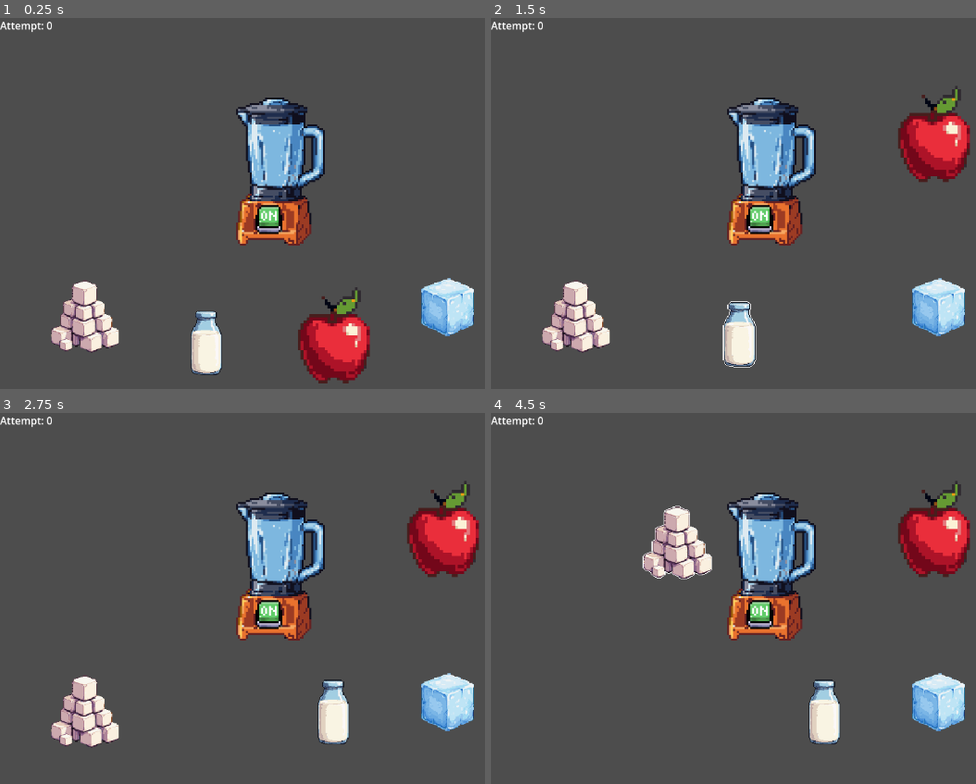
Above: before the commit, frames 1-4 (two rows, left to right).
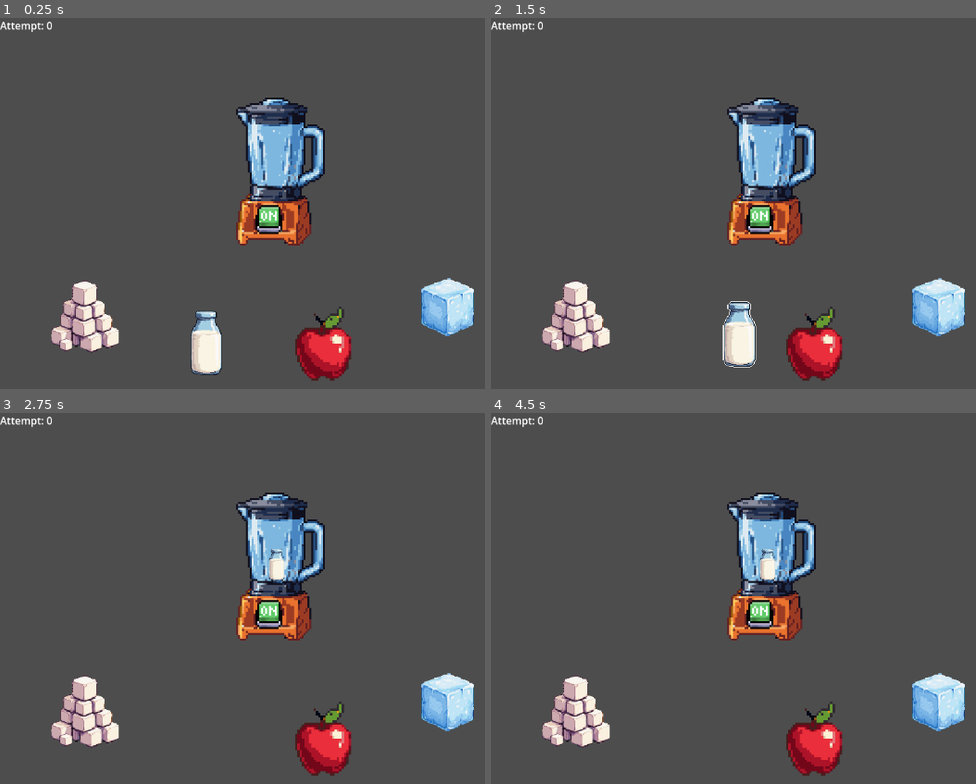
Above: after the commit, the same moments.

Repository: the-real-ronji/MiniJameGam50
Game: Godot game, scene res://Scenes/Main.tscn
The game is run twice, just before and just after one commit, with the same random seed, the same clock (stepped at 60 frames per second) and the same inputs.
Inputs (mouse positions are in pixels of both pictures, inside the frame that each line leads up to):
- Up to frame 1 (0.25 s): no input
- Up to frame 2 (1.5 s): tap Enter (ui_accept) at 0.5 s; drag from (825, 337) to (932, 133) at 0.52 s; drag from (694, 333) to (825, 307) at 1.27 s
- Up to frame 3 (2.75 s): move the mouse to (451, 702) at 2.02 s; tap 3 at 2.1 s; click (451, 702) at 2.17 s
- Up to frame 4 (4.5 s): tap Enter (ui_accept) at 2.75, 3.77, 4.25 s; drag from (573, 713) to (636, 557) at 2.77 s; move the mouse to (outside the picture) at 3.52 s; tap 5 at 3.6 s; click (outside the picture) at 3.67 s; drag from (636, 557) to (748, 516) at 4.27 s

The runs differ from the first frame. In frame 1, 2.2% of the frame differs, in the area x 60-77%, y 72-99%; in frame 2, 4.2%; in frame 3, 4.9%; in frame 4, 8.3%, in the area x 10-99%, y 18-98%.
Error before the commit: Parse Error: There is already a variable named "stage" declared in this scope. (res://Scripts/prep_phase.gd:50)

Commit message:
fixup prep phase

Diff:
--- a/Scenes/Main.tscn
+++ b/Scenes/Main.tscn
@@ -1,17 +1,17 @@
 [gd_scene load_steps=64 format=3 uid="uid://diiwudvk716im"]
 
-[ext_resource type="Script" uid="uid://c44fc4cl835iq" path="res://Scripts/main.gd" id="1_bmxlf"]
+[ext_resource type="Script" uid="uid://c44fc4cl835iq" path="res://scripts/main.gd" id="1_bmxlf"]
 [ext_resource type="Texture2D" uid="uid://bm72trrvqdiwe" path="res://Sprites/final sprites/BlenderAnimation.png" id="2_frkhe"]
-[ext_resource type="PackedScene" uid="uid://bb3jalhnc5k1d" path="res://Scenes/ingredients/sugarcubes_ingredient.tscn" id="3_qmy6f"]
+[ext_resource type="PackedScene" uid="uid://bb3jalhnc5k1d" path="res://scenes/ingredients/sugarcubes_ingredient.tscn" id="3_qmy6f"]
 [ext_resource type="Texture2D" uid="uid://cqgvffxxwnmoq" path="res://Sprites/final sprites/SUGAR-export.png" id="4_2w5on"]
-[ext_resource type="PackedScene" uid="uid://do6w53ssty7sj" path="res://Scenes/ingredients/milk_ingredient.tscn" id="4_mwfav"]
-[ext_resource type="PackedScene" uid="uid://bl6knngwrqtxu" path="res://Scenes/ingredients/ice_ingredient.tscn" id="5_3p2gp"]
-[ext_resource type="PackedScene" uid="uid://bo51kgrcfg5yj" path="res://Scenes/ingredients/apple_ingredient.tscn" id="6_cvmbd"]
-[ext_resource type="PackedScene" uid="uid://dlmq0gebvl3g3" path="res://Scenes/qte_panel.tscn" id="11_4kpch"]
-[ext_resource type="Script" uid="uid://d3b850lapu40m" path="res://Scripts/game_manager.gd" id="12_grg3l"]
-[ext_resource type="Script" uid="uid://df07jp25ofj4c" path="res://Scripts/game_over.gd" id="13_frkhe"]
-[ext_resource type="PackedScene" path="res://scenes/success_overlay.tscn" id="14_mwfav"]
-[ext_resource type="Script" uid="uid://4wwqqn5gisgl" path="res://Scripts/attempts.gd" id="15_h1m7h"]
+[ext_resource type="PackedScene" uid="uid://do6w53ssty7sj" path="res://scenes/ingredients/milk_ingredient.tscn" id="4_mwfav"]
+[ext_resource type="PackedScene" uid="uid://bl6knngwrqtxu" path="res://scenes/ingredients/ice_ingredient.tscn" id="5_3p2gp"]
+[ext_resource type="PackedScene" uid="uid://bo51kgrcfg5yj" path="res://scenes/ingredients/apple_ingredient.tscn" id="6_cvmbd"]
+[ext_resource type="PackedScene" uid="uid://dlmq0gebvl3g3" path="res://scenes/qte_panel.tscn" id="11_4kpch"]
+[ext_resource type="Script" uid="uid://d3b850lapu40m" path="res://scripts/game_manager.gd" id="12_grg3l"]
+[ext_resource type="Script" uid="uid://df07jp25ofj4c" path="res://scripts/game_over.gd" id="13_frkhe"]
+[ext_resource type="PackedScene" uid="uid://bw2qrmlgvnegg" path="res://scenes/success_overlay.tscn" id="14_mwfav"]
+[ext_resource type="Script" uid="uid://4wwqqn5gisgl" path="res://scripts/attempts.gd" id="15_h1m7h"]
 
 [sub_resource type="AtlasTexture" id="AtlasTexture_1p5hy"]
 atlas = ExtResource("2_frkhe")
@@ -371,7 +371,7 @@
 
 [sub_resource type="GDScript" id="GDScript_grg3l"]
 script/source = "extends AnimatedSprite2D
-class_name BlenderZone
+
 
 signal recipe_complete
 
@@ -504,9 +504,9 @@
 [node name="apple_ingredient" parent="Control" instance=ExtResource("6_cvmbd")]
 layout_mode = 0
 offset_left = 446.0
-offset_top = 420.0
-offset_right = 596.0
-offset_bottom = 570.0
+offset_top = 450.0
+offset_right = 562.0
+offset_bottom = 566.0
 
 [node name="Milk_ingredient" parent="Control" instance=ExtResource("4_mwfav")]
 layout_mode = 0
--- a/Scripts/apple_ingredient.gd
+++ b/Scripts/apple_ingredient.gd
@@ -1,6 +1,6 @@
 extends TextureRect
 
-@export var drop_position: Vector2 = Vector2(476, 257)
+@export var drop_position: Vector2 = Vector2(430, 230)
 @export var drop_scale: Vector2 = Vector2(0.5, 0.5)
 
 var dragging := false
--- a/Scripts/milk_ingredient.gd
+++ b/Scripts/milk_ingredient.gd
@@ -1,6 +1,6 @@
 extends TextureRect
 
-@export var drop_position: Vector2 = Vector2(476, 257)
+@export var drop_position: Vector2 = Vector2(430, 230)
 @export var drop_scale: Vector2 = Vector2(0.5, 0.5)
 
 var dragging := false
--- a/Scripts/prep_phase.gd
+++ b/Scripts/prep_phase.gd
@@ -46,10 +46,6 @@
 	var window_size := randf_range(greenZoneLowerBound, greenZoneUpperBound)
 	min_fraction = randf_range(greenZoneStart, greenZoneEnd - window_size)
 	max_fraction = min_fraction + window_size
-
-	var stage = data.get("lifeStage", null)
-	if stage != null:
-		_adjust_difficulty(stage)
 
 	_update_green_zone()
 	set_process(true)
